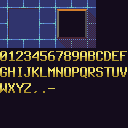
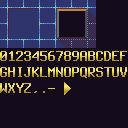
Revision of a layered 128px x 128px image; what changed, layer by layer:
painted on "0123456789ABCDEF ... #1" over box(64, 82, 71, 95)
